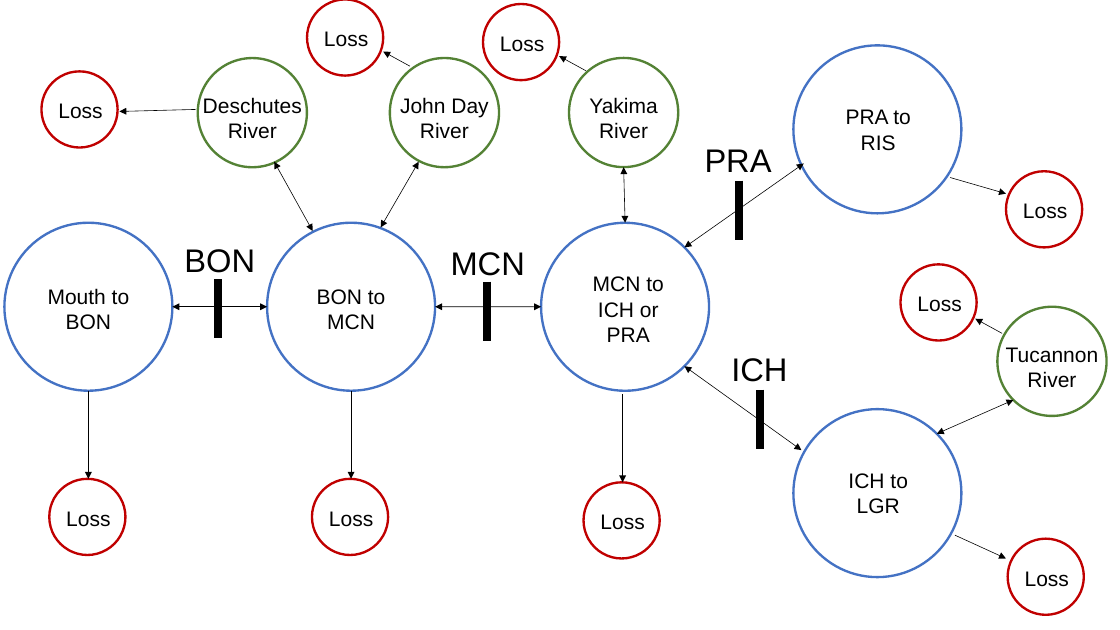
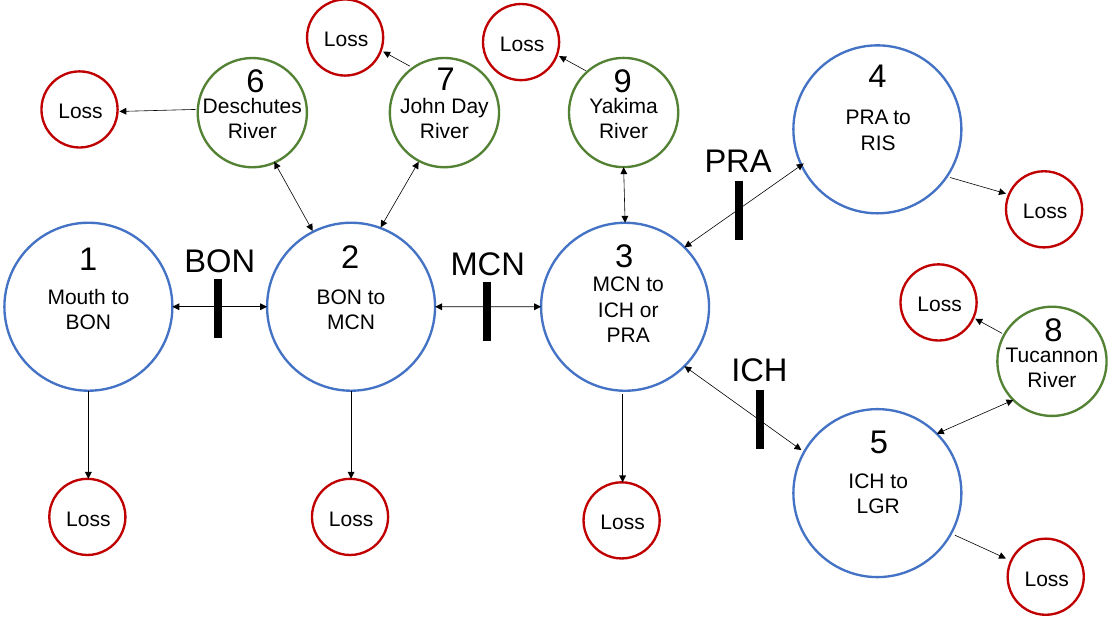
Before and after one commit to markusmin/steelhead, a slide deck: slide 1 of figures/simulation_model_diagram.pptx. Drawn at 1120x630 pixels with LibreOffice and Linux fonts; fonts in the diff are those of the drawing. Boxes give left, top, right and bottom in pixels: in the first picture for what was removed or moved away, otherwise in the second. Text is boxed around its words. In the diff, an @@ line names an element or a change of style, - is before the commit and + after.

```diff
--- a/figures/simulation_model_diagram.pptx
+++ b/figures/simulation_model_diagram.pptx
@@ text added at (x1=246, y1=69, x2=264, y2=98), 28 pt, text #000000 @@
+6
@@ text added at (x1=437, y1=67, x2=455, y2=90), 28 pt, text #000000 @@
+7
@@ text added at (x1=614, y1=69, x2=632, y2=98), 28 pt, text #000000 @@
+9
@@ text added at (x1=868, y1=64, x2=886, y2=87), 28 pt, text #000000 @@
+4
@@ text added at (x1=79, y1=247, x2=97, y2=270), 28 pt, text #000000 @@
+1
@@ text added at (x1=341, y1=245, x2=359, y2=268), 28 pt, text #000000 @@
+2
@@ text added at (x1=615, y1=244, x2=633, y2=268), 28 pt, text #000000 @@
+3
@@ text added at (x1=1044, y1=318, x2=1062, y2=342), 28 pt, text #000000 @@
+8
@@ text added at (x1=870, y1=430, x2=888, y2=454), 28 pt, text #000000 @@
+5
```
Also in this commit, not shown: 1 other file.
